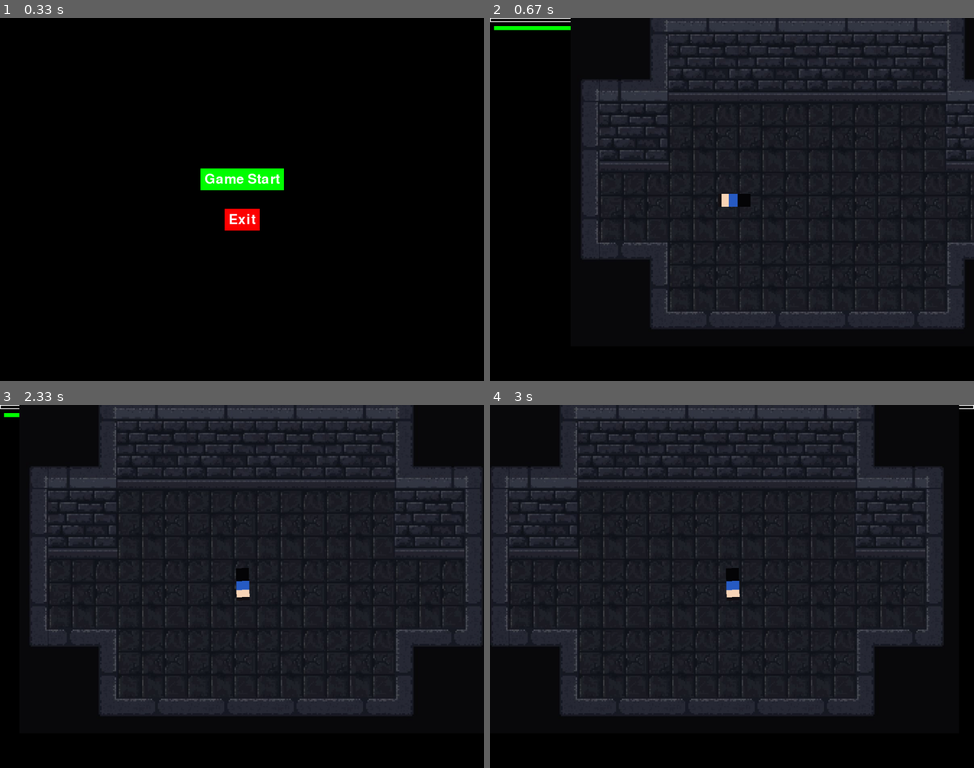
Above: before the commit, frames 1-4 (two rows, left to right).
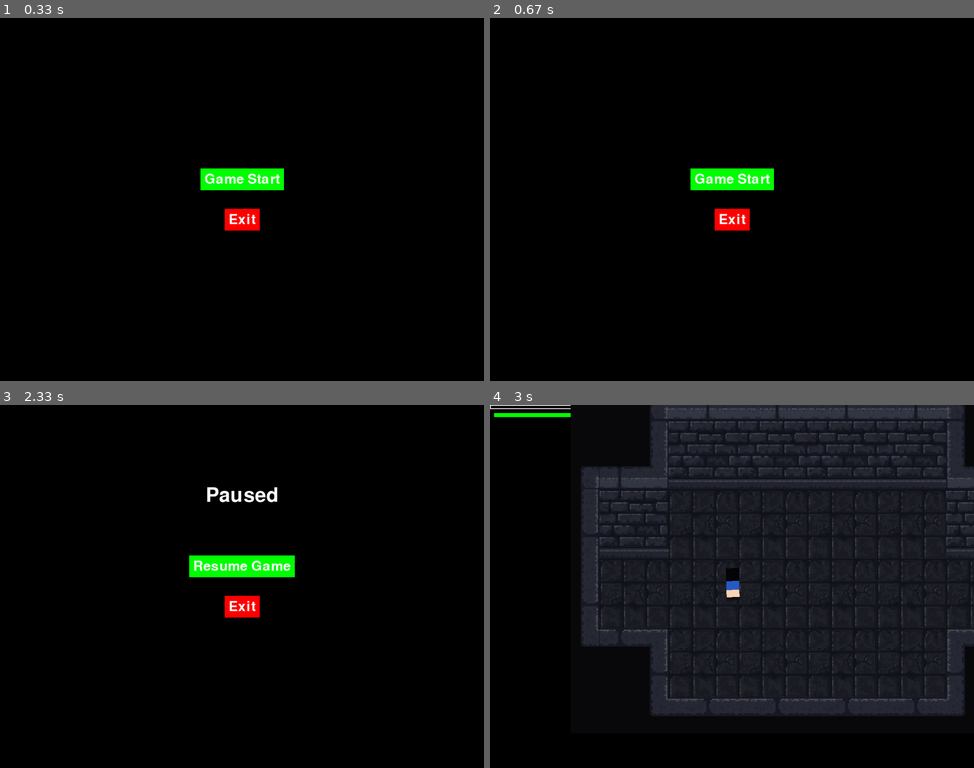
Above: after the commit, the same moments.

Repository: Seo-BJ/PyGame-TermProject
Game: pygame game, started from GameManager.py
The game is run twice, just before and just after one commit, with the same random seed, the same clock (stepped at 60 frames per second) and the same inputs.
Inputs (mouse positions are in pixels of both pictures, inside the frame that each line leads up to):
- Up to frame 1 (0.33 s): no input
- Up to frame 2 (0.67 s): click "Game Start" at 0.38 s
- Up to frame 3 (2.33 s): click (242, 564) at 1.72 s, where only the run after the commit has a clickable "Game Start"; hold Esc from 2 s (still down); hold D from 2 s (still down); move the mouse to (125, 590) at 2.03 s
- Up to frame 4 (3 s): release Esc at 2.47 s; release D at 2.47 s; hold Esc 2.5-2.97 s

Frame 1 is identical in both runs. In frame 2, 62% of the frame differs, in the area x 0-100%, y 0-86%; in frame 3, 68%; in frame 4, 24%.

Commit message:
게임 정지 class 작성
게임 정지 class 작성
레벨업 작업 시작

Diff:
--- a/GameManager.py
+++ b/GameManager.py
@@ -7,18 +7,13 @@
 from projectile import Projectile
 from menu import Menu
 from gameUI import GameUI
+from pauseMenu import PauseMenu
 #from enemy import *
 
 # Initialize pygame
 pygame.init()
 
-# Colors
-WHITE = (255, 255, 255)
-GREEN = (0, 255, 0)
-BLACK = (0, 0, 0)
-RED = (255, 0, 0)
-
-# Set up the display
+# 디스플레이 설정
 screen = pygame.display.set_mode((WIDTH, HEIGHT))
 pygame.display.set_caption("Top Down Shooter")
 clock = pygame.time.Clock()
@@ -40,19 +35,10 @@
 projectiles = []
 PROJECTILE_IMAGE_PATH = 'projectile.png'
 
-
-
 # Background
 background = pygame.image.load("background.png").convert()
 
 
-# UI
-
-def draw_health_bar(screen, pos, size, border_color, inner_color, current, max_health):
-    border_rect = pygame.Rect(pos, size)
-    inner_rect = pygame.Rect(pos, (size[0] * (current / max_health), size[1]))
-    pygame.draw.rect(screen, border_color, border_rect, 2)  # Draw border
-    pygame.draw.rect(screen, inner_color, inner_rect)  # Draw inner health bar
 
 # Reset Game
 def reset_game():
@@ -73,32 +59,10 @@
     # score = 0
     # level = 1
 
-    # Reset the spawn timer for enemies
-    global last_enemy_spawn_time
-    last_enemy_spawn_time = pygame.time.get_ticks()
 
-    # Add the player back to the all_sprites_group
-    all_sprites_group.add(player)
 
     # Reset any other game state variables here
     # ...
-
-# ... [Your existing code] ...
-
-def generate_chunk(x, y):
-    """ Generate a new chunk at the given (x, y) position """
-    tiles = []
-    for i in range(chunk_size // 10):
-        for j in range(chunk_size // 10):
-            if random.randint(0, 10) > 8:
-                tiles.append((x + i * 10, y + j * 10))
-    return tiles
-
-def get_chunk_pos(x, y):
-    """ Get the chunk position for the given (x, y) position """
-    return x // chunk_size * chunk_size, y // chunk_size * chunk_size
-
-
 
 class Camera(pygame.sprite.Group):
     def __init__(self):
@@ -124,30 +88,26 @@
 
 # Player, Camera
 player = Player(projectile_group,all_sprites_group, enemy_group)
+all_sprites_group.add(player)
 camera = Camera()
-#enemy = Enemy((400, 400))
+
 
 # UI
-gmae_ui = GameUI(screen, player)
+game_ui = GameUI(screen, player)
+menu = Menu(screen)
+pause_menu = PauseMenu(screen, menu,game_ui)
 
-all_sprites_group.add(player)
 
 # Spawn Manage
+# Reset the spawn timer for enemies
+global last_enemy_spawn_time
 last_enemy_spawn_time = pygame.time.get_ticks()
+directions = SPAWN_DIRECTIONS
 
 # Game Start before the game loop
 menu.start_menu()
-# Enemy Spawn Direction
-directions = [
-            pygame.math.Vector2(1, 0),  # Right
-            pygame.math.Vector2(1, 1).normalize(),  # Down-Rightds
-            pygame.math.Vector2(0, 1),  # Down
-            pygame.math.Vector2(-1, 1).normalize(), # Down-Left
-            pygame.math.Vector2(-1, 0), # Left
-            pygame.math.Vector2(-1, -1).normalize(),# Up-Left
-            pygame.math.Vector2(0, -1), # Up
-            pygame.math.Vector2(1, -1).normalize(), # Up-Right
-        ]
+
+
 # Game loop
 running = True
 while running:
@@ -158,7 +118,17 @@
         # Quit PyGame Program
         if event.type == pygame.QUIT:
             running = False
+        if event.type == pygame.KEYDOWN:
+            if event.key == pygame.K_ESCAPE:
+                pause_menu.toggle_pause()  # This should toggle the pause state
+                game_ui.toggle_pause()  # Also toggle the pause state in the GameUI
 
+    if pause_menu.paused:
+        pause_menu.update()
+        continue  # Skip the rest of the game loop while paused
+
+    if player.level_up():
+        print("레벨업!")
 
     # Game Over Event
     if player.current_hp <= 0:
@@ -170,7 +140,7 @@
         elif action == 'restart':
             reset_game()  # Reset the game state
             menu.start_menu()  # Show the start menu again
-            running = True  # Set running to True to restart the game loo
+            running = True  # Set running to True to restart the game loop
 
     # Enemy Spawn
     current_time = pygame.time.get_ticks()
@@ -180,17 +150,16 @@
             spawn_distance = max(WIDTH, HEIGHT) * 1.5
             spawn_position = player.pos + direction * spawn_distance
             enemy = Enemy(spawn_position, enemy_group, all_sprites_group, player)
-            #enemy_group.add(enemy)
-            #all_sprites_group.add(enemy)
 
-    # {;ayer Hit Event
+    # Player Hit Event
     hits = pygame.sprite.spritecollide(player, enemy_group, False)
     if hits:
         player.take_damage(10)  # Example damage value
+
     # UI
-    gmae_ui.draw_allUI(player)
+    game_ui.draw_allUI(player)
 
-    # screen.blit(background, (0,0))
+    # Camera and sprite updates
     camera.custom_draw()
     all_sprites_group.update()
 
@@ -202,4 +171,5 @@
     pygame.display.update()
     clock.tick(FPS)
 
+
 pygame.quit()
--- a/gameSetting.py
+++ b/gameSetting.py
@@ -1,3 +1,4 @@
+import pygame
 # Game Setting
 WIDTH, HEIGHT = 1200, 900
 FPS = 60
@@ -11,7 +12,8 @@
 PLAYER_PUSH_POWER = 100
 
 PLAYER_LEVELUP_EXP = []
-
+PLAYER_MAX_LEVEL = 10
+PLAYER_EXP_COEFFICEINT = 1
 GUN_OFFXET_X = 45
 GUN_OFFXET_Y = 20
 
@@ -29,3 +31,19 @@
 ENEMY_SPEED = 4
 ENEMY_SPAWN_INTERVAL = 5000 # 5 seconds
 ENEMY_MAXHP = 50
+
+SPAWN_DIRECTIONS =  [
+            pygame.math.Vector2(1, 0),  # Right
+            pygame.math.Vector2(1, 1).normalize(),  # Down-Rightds
+            pygame.math.Vector2(0, 1),  # Down
+            pygame.math.Vector2(-1, 1).normalize(), # Down-Left
+            pygame.math.Vector2(-1, 0), # Left
+            pygame.math.Vector2(-1, -1).normalize(),# Up-Left
+            pygame.math.Vector2(0, -1), # Up
+            pygame.math.Vector2(1, -1).normalize(), # Up-Right
+        ]
+# Color Setting
+WHITE = (255, 255, 255)
+GREEN = (0, 255, 0)
+BLACK = (0, 0, 0)
+RED = (255, 0, 0)
--- a/gameUI.py
+++ b/gameUI.py
@@ -9,18 +9,23 @@
         self.screen = screen
         self.font = pygame.font.Font(None, 50)
 
-        # start time when the game starts
+        # 타이머 UI
         self.start_ticks = pygame.time.get_ticks()
         self.total_time = GAME_TIME * (60 * 1000)
 
         self.player_current_hp = player.current_hp
         self.player_max_hp = player.max_hp
 
+        self.is_paused = False
+
         # 경험치 Bar properties
         self.player_current_exp = player.current_exp  # You need to track this in the player class
         self.player_max_exp = player.max_exp  # You need to set this in the player class
 
+    ########## TIMER Methods #############################################################################
+
     def update_timer(self):
+
         # Calculate how much time is left
         elapsed_time = pygame.time.get_ticks() - self.start_ticks
         time_left = self.total_time - elapsed_time
@@ -29,7 +34,6 @@
         minutes = time_left // (60 * 1000)
         seconds = (time_left // 1000) % 60
 
-        # Format the time string
         time_string = '{:02}:{:02}'.format(int(minutes), int(seconds))
 
         # Render the time string and display it on the screen
@@ -42,14 +46,22 @@
             return 'time_up'  # You can use this return value to trigger the game over sequence
 
     def draw_timer(self):
-        # Call this method every frame to update and draw the timer
         time_up = self.update_timer()
         if time_up == 'time_up':
-            # If time is up, call the game over function from the menu
             menu = Menu(self.screen)
             menu.game_over()
 
+    def toggle_pause(self):
+        self.is_paused = not self.is_paused
+        if self.is_paused:
+            self.paused_ticks = pygame.time.get_ticks()  # Save the time when the game is paused
+        else:
+            # Adjust the start_ticks to account for the pause duration
+            self.start_ticks += pygame.time.get_ticks() - self.paused_ticks
 
+    ######################################################################################################
+
+    ########## Health UI Methods #############################################################################
     def health_bar(self, screen, pos, size, border_color, inner_color, current, max_health):
         border_rect = pygame.Rect(pos, size)
         inner_rect = pygame.Rect(pos, (size[0] * (current / max_health), size[1]))
@@ -67,8 +79,6 @@
     )
 
     def draw_exp_bar(self):
-        print(self.player_current_exp / self.player_max_exp)
-        print(self.player_current_exp)
         exp_bar_width = (self.player_current_exp / self.player_max_exp) * self.screen.get_width()
         exp_bar_height = 10  # Height of the EXP bar
         border_rect = pygame.Rect(0, 0, self.screen.get_width(), exp_bar_height)
@@ -79,11 +89,13 @@
         pygame.draw.rect(self.screen, (0, 255, 0), inner_rect)  # Draw inner EXP bar
 
 
+    ######################################################################################################
     def draw_allUI(self, player):
         self.player_current_hp = player.current_hp
         self.player_max_hp = player.max_hp
         self.player_current_exp = player.current_exp
         self.player_max_exp = player.max_exp
+
         self.draw_exp_bar()
         self.draw_health_bar()
         self.draw_timer()
--- /dev/null
+++ b/pauseMenu.py
@@ -0,0 +1,56 @@
+import pygame
+import sys
+from gameSetting import *
+
+class PauseMenu:
+    def __init__(self, screen, menu, game_ui):
+        self.screen = screen
+        self.menu = menu  # Pass the Menu instance to PauseMenu
+        self.font = pygame.font.Font(None, 74)
+        self.paused = False
+        self.game_ui = game_ui
+
+    def toggle_pause(self):
+        self.paused = not self.paused
+
+    def show_pause_screen(self):
+        # Dim the screen or display a pause menu background
+        overlay = pygame.Surface(self.screen.get_size())
+        overlay.set_alpha(128)  # Transparency value: 0 is fully transparent, 255 is fully opaque
+        overlay.fill((0, 0, 0))  # Black overlay
+        self.screen.blit(overlay, (0, 0))
+
+        # Display pause text
+        text = self.font.render('Paused', True, WHITE)
+        text_rect = text.get_rect(center=(self.screen.get_width() // 2, self.screen.get_height() // 4))
+        self.screen.blit(text, text_rect)
+
+        # Draw buttons
+        resume_button = self.menu.draw_button('Resume Game', (self.screen.get_width() // 2, self.screen.get_height() // 2 - 50))
+        exit_button = self.menu.draw_button('Exit', (self.screen.get_width() // 2, self.screen.get_height() // 2 + 50), "Exit")
+
+        # Event handling for buttons
+        for event in pygame.event.get():
+            if event.type == pygame.KEYDOWN:
+                if event.key == pygame.K_ESCAPE:
+                    self.toggle_pause()
+                    self.game_ui.toggle_pause()
+            elif event.type == pygame.MOUSEBUTTONDOWN:
+                if resume_button.collidepoint(event.pos):
+                    self.toggle_pause()
+                    self.game_ui.toggle_pause()
+                elif exit_button.collidepoint(event.pos):
+                    pygame.quit()
+                    sys.exit()
+
+        pygame.display.flip()
+
+    def handle_events(self, event):
+        if event.type == pygame.KEYDOWN:
+            if event.key == pygame.K_ESCAPE:
+                self.toggle_pause()
+                self.game_ui.toggle_pause()
+
+    def update(self):
+        if self.paused:
+            self.show_pause_screen()
--- a/player.py
+++ b/player.py
@@ -33,9 +33,17 @@
         self.invincible_time = 0
         self.invincible_duration = PLAYER_INVINCIBLE_DURATION
 
-        # 플레이어 경험치(EXP)
+        # 플레이어 경험치(EXP) & 레벨
+        self.level = 1
         self.current_exp = 0
-        self.max_exp = 100 # MUST MODIFY
+
+        LAYER_LEVELUP_EXP = []
+        for level in range(1, PLAYER_MAX_LEVEL + 1):
+            exp = 100* PLAYER_EXP_COEFFICEINT * (level ** 2)
+            PLAYER_LEVELUP_EXP.append(exp)
+
+        self.max_exp = PLAYER_LEVELUP_EXP[0]
+
 
     # 플레이어 회전
     def player_rotation(self):
@@ -114,6 +122,14 @@
         self.hitbox_rect.center = self.pos
         self.rect.center = self.hitbox_rect.center
 
+    # 플레이어 레벨 업
+    def level_up(self):
+        if self.current_exp >= self.max_exp:
+            self.current_exp = 0
+            self.level += 1
+            self.max_exp = PLAYER_LEVELUP_EXP[self.level -1]
+            return True
+
     # 플레이어 Update
     def update(self):
         self.user_Input()
